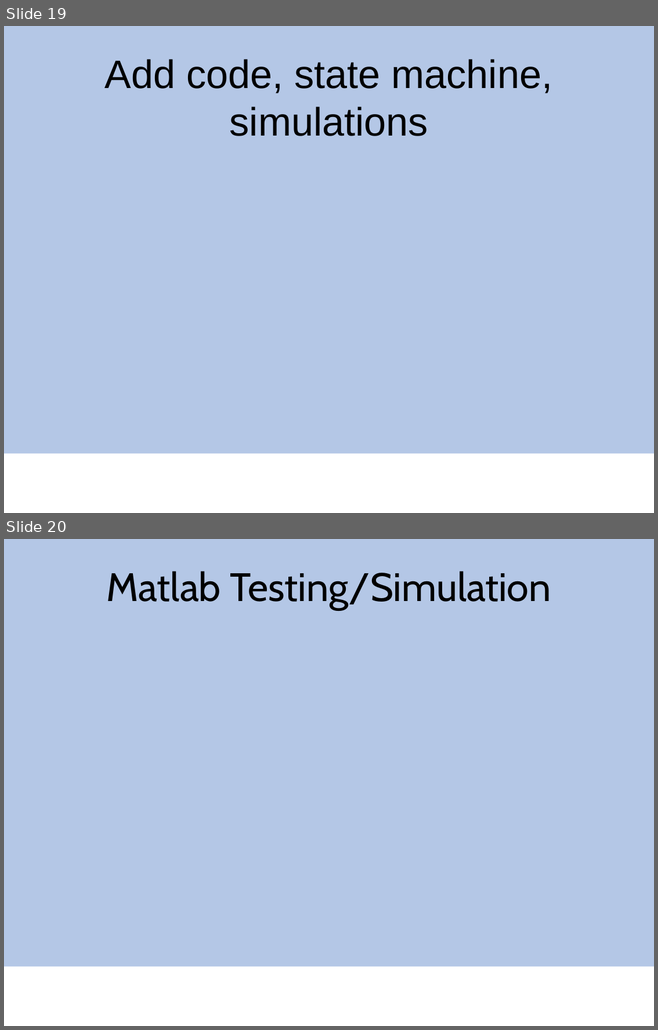
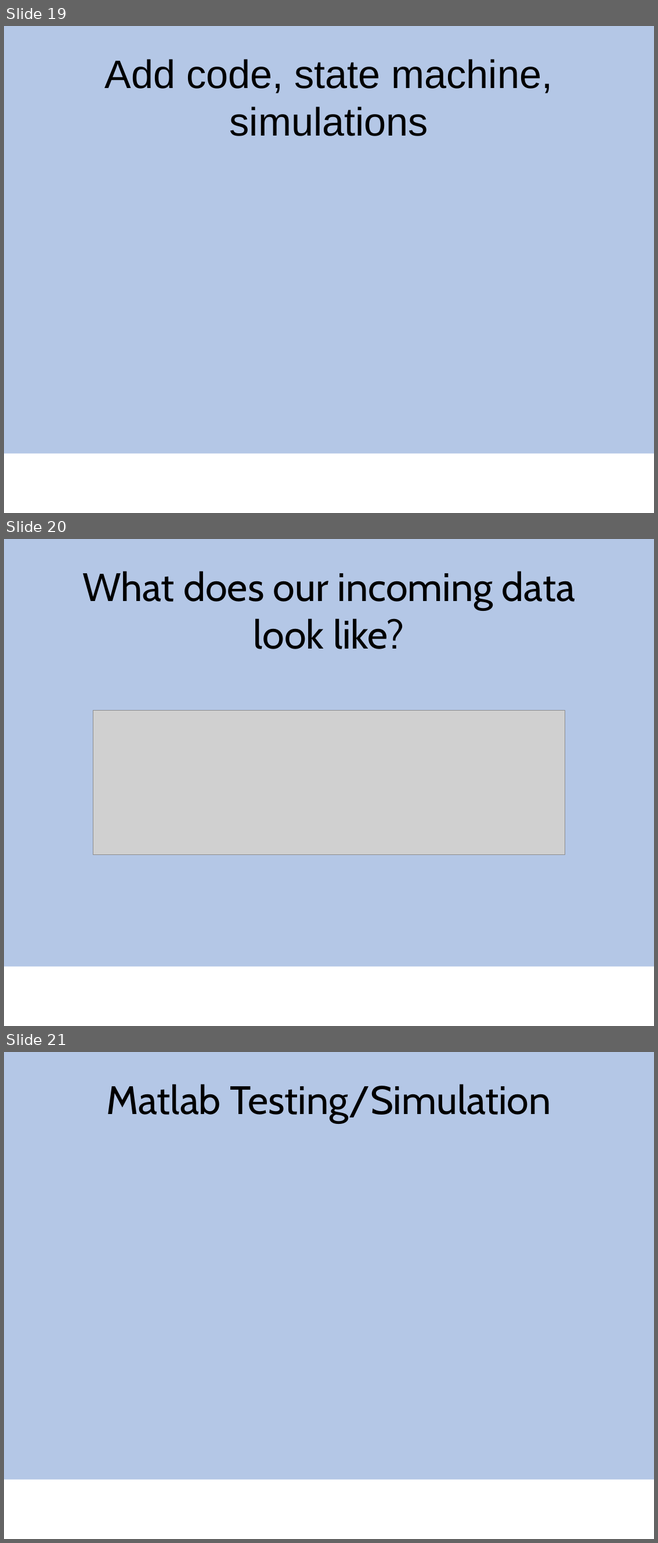
Before and after one commit to mec391/pulseox, a slide deck: capstone.pptx. Shown one above the other, each under a label of ours: slides 19 and 20 before the commit, slides 19, 20 and 21 after it. The pictures are 658x1030 and 658x1543 pixels, drawn with LibreOffice and Linux fonts; fonts in the diff are those of the drawing; grey boxes stand for pictures; background and template pictures are left out. Boxes give left, top, right and bottom in pixels: in the first picture for what was removed or moved away, otherwise in the second. Text is boxed around its words. In the diff, an @@ line names an element or a change of style, - is before the commit and + after.

```diff
--- a/capstone.pptx
+++ b/capstone.pptx
@@ slide 20 added at (4,539,654,1026), background #FFFFFF; not listed: 1 template element that a slide beside it also shows @@
@@ title added at (82,571,575,649), 44 pt, text #000000 @@
+What does our incoming data look like?
@@ picture added at (93,711,565,855) @@
@@ what was slide 20 is now slide 21 @@
```
Also in this commit, not shown: 5 slides changed.
